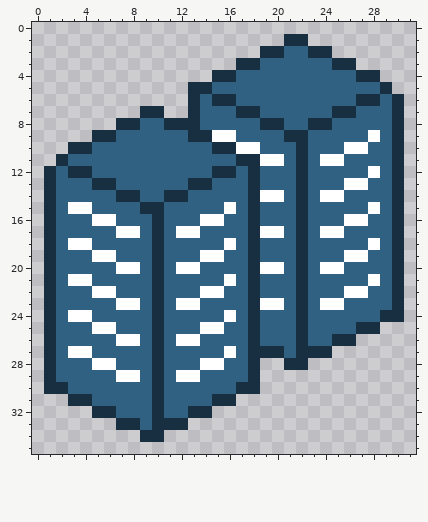
Two states of a pixel-art file, Assets/AnimationImporter-master/buildings.ase. Above, as it was before the edit.
32x36 pixels, 1 frame.
Once edited:
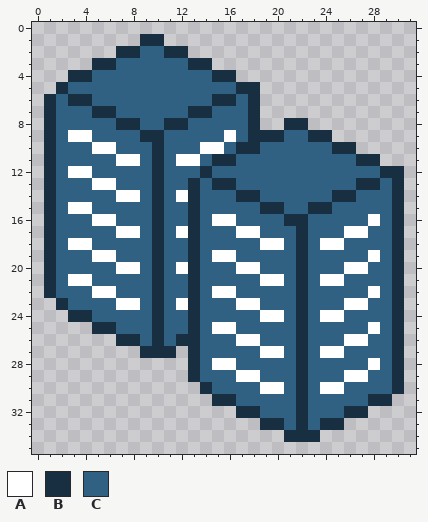
Palette (. is transparent): A #ffffff  B #172f40  C #306082
What changed:
layer "Layer 1" added
Changed rows in their new state; - is an unchanged pixel.
Layers "Layer 1", "1":
first column x 1:
 1 --------BB----------..--------
 2 ------BBCCBB------......------
 3 ----BBCCCCCCBB--..........----
 4 --BBCCCCCCCCCC--............--
 5 -BCCCCCCCCCCCC--BB...........-
 6 BCBBCCCCCCCCC----B............
 7 BCCCBBCCCCCC-B--C-............
 8 BCCCCC------C----B..BB........
 9 BCAACC--BB--CCC--BBBCCBB......
10 BCCCAA---B---AACBB---C--BB....
11 BC----AA-B-AA-BBCCCC-C-CC-BB..
12 --AA-----B---BCC-C---C-----CB-
13 ----AA---B---CBB-C---C---CBB--
14 ------AA-BCAB---B-CC-C-CBB----
15 --------C---B--C-CBB-CBB---C--
16 ------------BC-A-C--B----CCA--
17 ------------B---AACC---CCAA---
18 ------------B--C-CAA---AA--C--
19 ------------BC-A-C-------CCA--
20 ------------B---AACC---CCAA---
21 ------------B--C-CAA---AA--C--
22 ------------BC-A-C-------CCA--
23 .B----------B---AACC---CCAA---
24 ..BB--------B--C-CAA---AA---C-
25 ....BB------BC-A-C--------CACB
26 ......BB---BB---AA------CAACCB
27 ........B-B.B--C-CAA--CAACCCCB
28 ............BC-A-CCCC-CCCCCACB
29 ............B---AACCCBCCCAACCB
30 .............B--CCAACBCAACCCCB
31 --............--CCCCCBCCCCCBB-
32 ----..........--BBCCCBCCCBB---
33 ------......------BBCBCBB-----
34 --------..----------BBB-------
Changed places in both pictures, as pixel boxes (x1, y1, x2, y2):
changed: (44, 34, 404, 442)
